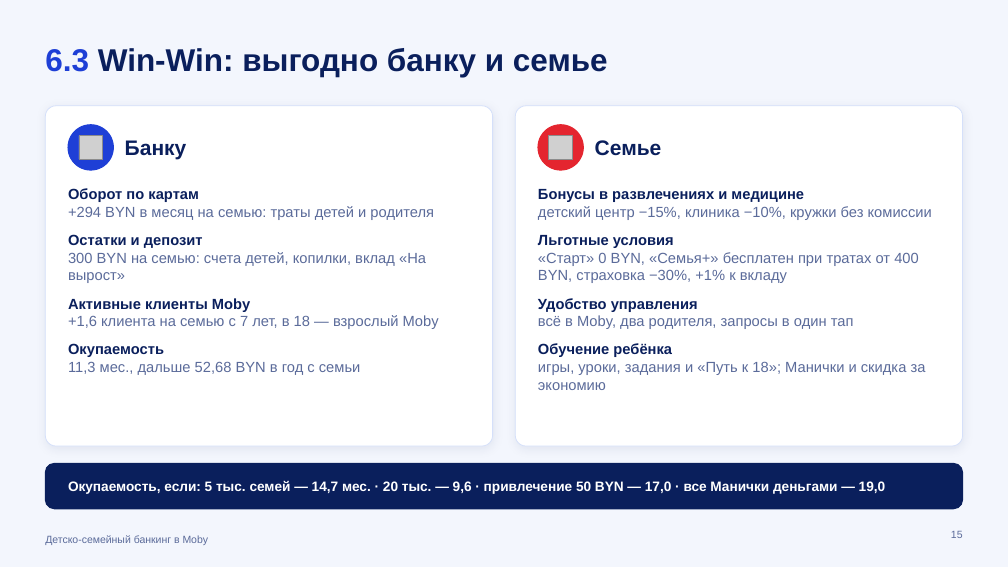
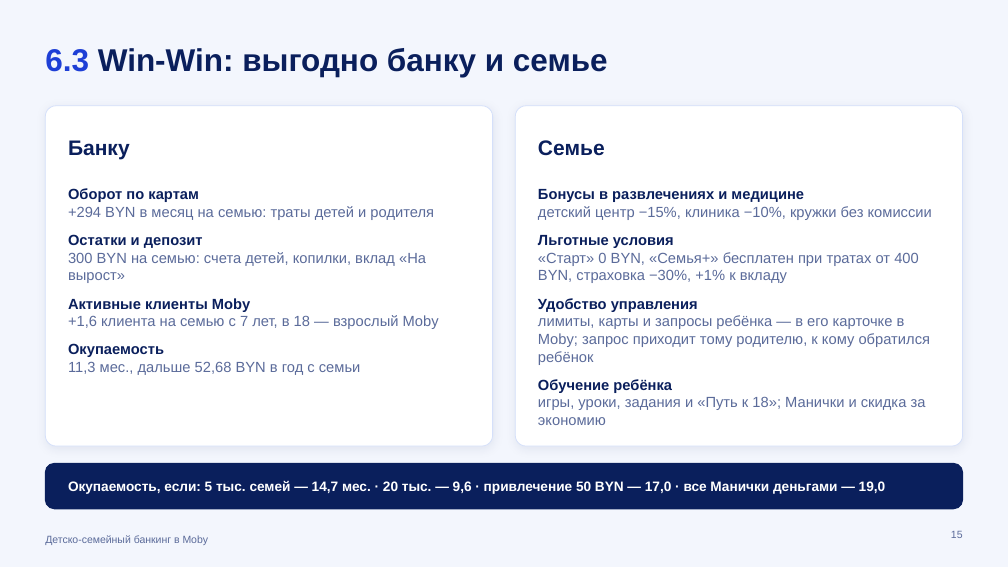
Before and after one commit to kvasiuum/hackatonmtbank, a slide deck: slide 15 of presentation/Moby_Семья_презентация.pptx. Drawn at 1008x567 pixels with LibreOffice and Linux fonts; fonts in the diff are those of the drawing; grey boxes stand for pictures. Boxes give left, top, right and bottom in pixels: in the first picture for what was removed or moved away, otherwise in the second. Text is boxed around its words. In the diff, an @@ line names an element or a change of style, - is before the commit and + after.

```diff
--- a/presentation/Moby_Семья_презентация.pptx
+++ b/presentation/Moby_Семья_презентация.pptx
@@ text "Банку": place and size @@
-text "Банку" at box(125, 140, 187, 160)
+text "Банку" at box(68, 140, 130, 160)
@@ ellipse removed at box(68, 125, 113, 170) @@
@@ picture removed at box(79, 135, 102, 159) @@
@@ text "Семье": place and size @@
-text "Семье" at box(595, 140, 662, 156)
+text "Семье" at box(538, 140, 605, 156)
@@ ellipse removed at box(538, 125, 584, 170) @@
@@ picture removed at box(549, 135, 572, 159) @@
@@ text at box(538, 315, 931, 365): text changed @@
-всё в Moby, два родителя, запросы в один тап
+лимиты, карты и запросы ребёнка — в его карточке в Moby; запрос приходит тому родителю, к кому обратился ребёнок
```
Also in this commit, not shown: 11 other slides changed.
